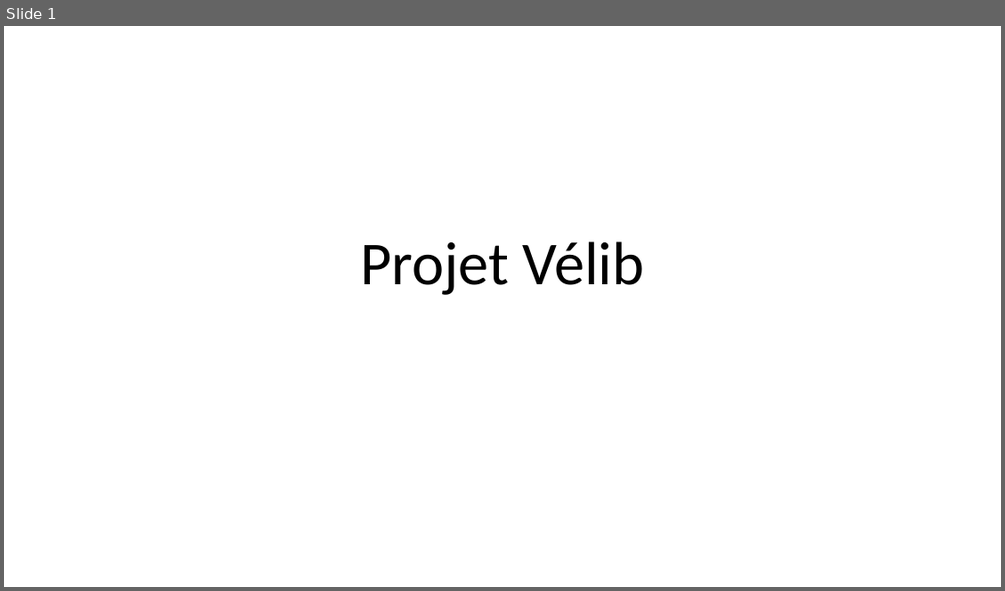
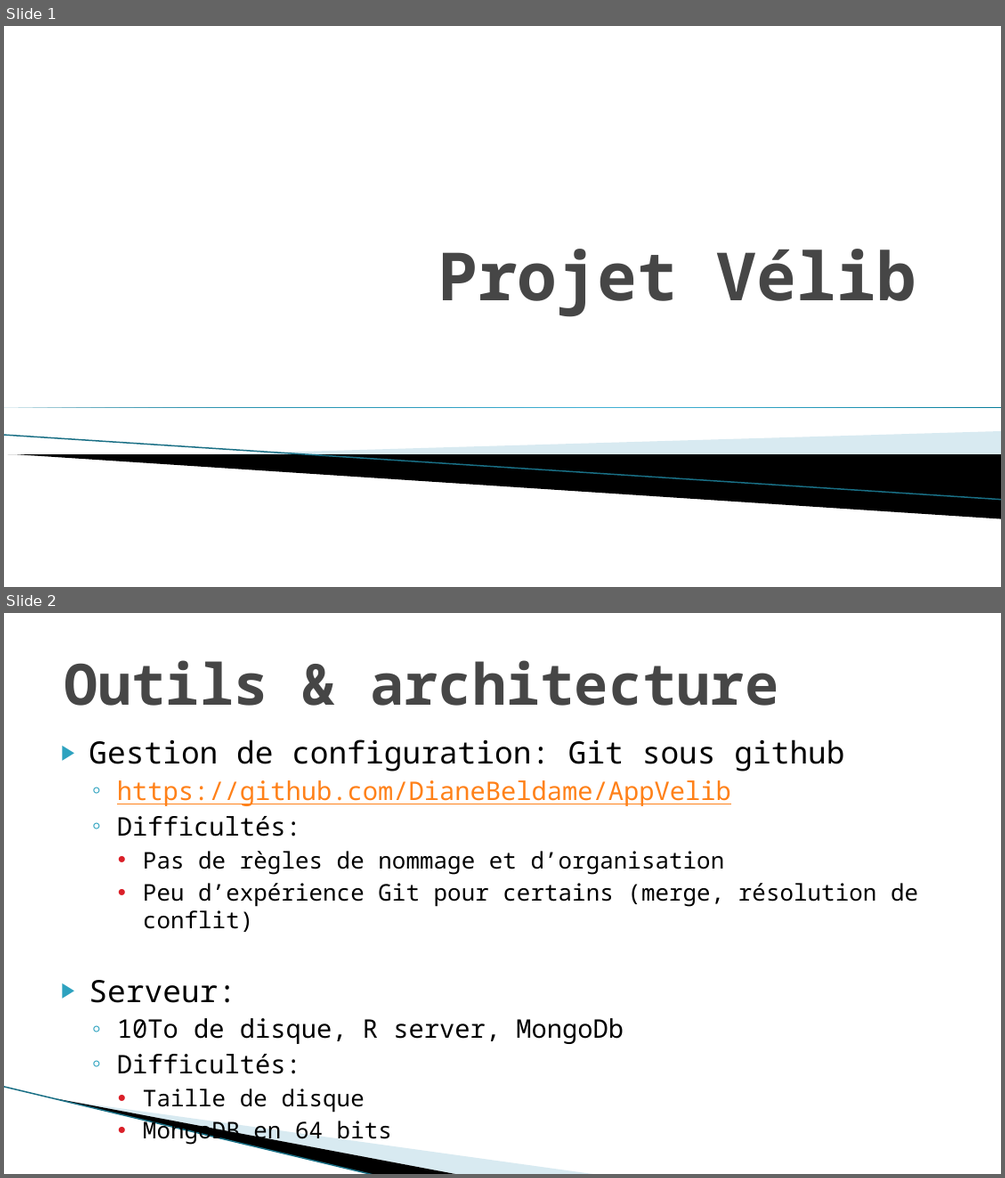
Before and after one commit to DianeBeldame/AppVelib, a slide deck: Presentation v0.1.pptx. Shown one above the other, each under a label of ours: slide 1 before the commit, slides 1 and 2 after it. The pictures are 1005x591 and 1005x1178 pixels, drawn with LibreOffice and Linux fonts; fonts in the diff are those of the drawing; background and template pictures are left out. Boxes give left, top, right and bottom in pixels: in the first picture for what was removed or moved away, otherwise in the second. Text is boxed around its words. In the diff, an @@ line names an element or a change of style, - is before the commit and + after.

Commit message:
Mise a jour du ppt avec des slides archi, outil, météo

```diff
--- a/Presentation v0.1.pptx
+++ b/Presentation v0.1.pptx
@@ slide 2 added at bbox=[4, 613, 1001, 1174], background #FFFFFF @@
@@ title added at bbox=[64, 660, 778, 706], 41 pt, text #464646, bold @@
+Outils & architecture
@@ text added at bbox=[89, 739, 918, 1112], 16.6 pt, text #000000 @@
+▶ Gestion de configuration: Git sous github
+  ◦ https://github.com/DianeBeldame/AppVelib
+  ◦ Difficultés:
+    • Pas de règles de nommage et d’organisation
+    • Peu d’expérience Git pour certains (merge, résolution de conflit)
+▶ Serveur:
+  ◦ 10To de disque, R server, MongoDb
+  ◦ Difficultés:
+    • Taille de disque
+    • MongoDB en 64 bits
@@ line added from (4, 1086) to (374, 1174), #97C5D8 0.95 pt @@
@@ freeform shape added at bbox=[57, 1098, 460, 1174], fill #000000 @@
@@ freeform shape added at bbox=[59, 1100, 597, 1174], fill #A0CBDC at 40% opacity @@
@@ slide 1 changed as well @@
@@ title "Projet Vélib": place and size @@
-title "Projet Vélib" at bbox=[360, 241, 645, 295]
+title "Projet Vélib" at bbox=[437, 248, 916, 317]
@@ title "Projet Vélib" at bbox=[437, 248, 916, 317]: size 44 to 48 pt, font Calibri to Noto Sans Mono, text colour #000000 to #464646, bold on; alignment centre to right; vertical alignment middle to bottom @@
@@ right triangle added at bbox=[4, 408, 1001, 408], fill gradient #007896 to #4CBBDF @@
@@ line added from (4, 435) to (1001, 499), #97C5D8 0.95 pt @@
@@ freeform shape added at bbox=[188, 431, 1001, 471], fill #A0CBDC at 40% opacity @@
@@ freeform shape added at bbox=[8, 455, 1001, 519], fill #000000 @@
```
Also in this commit, not shown: 7 other slides changed, 3 other slides added.
